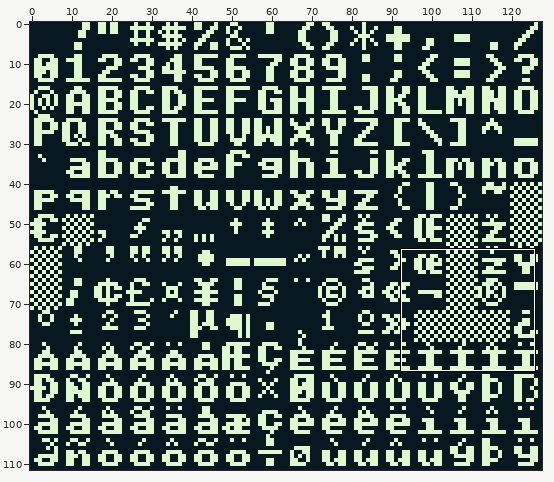
Two states of a sprite sheet, Fonts/Thick Fonts/ascii_thick_inverted.png. Above: a wide view before the commit, with the close-up outlined.
Close-up. First the earlier version:
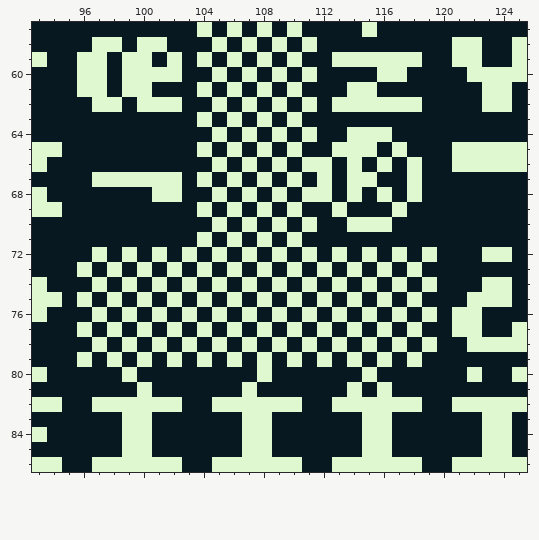
The file is 128x112 pixels. Shown: x 93..125, y 57..86.
The same view after the edit:
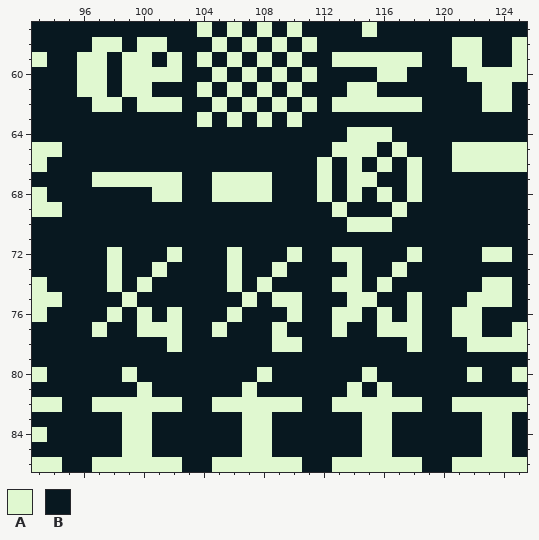
Palette (. is transparent): A #e0f8d0  B #081820
Diff:
@@ x 93..125 @@
 63 BBBBBBBBBBBABABABABBBBBBBBBBBBBBB
-64 BBBBBBBBBBBBABABABABBAAABBBBBBBBB
-65 AABBBBBBBBBABABABABBAAABABBBAAAAA
-66 ABBBBBBBBBBBABABABAABABABABBAAAAA
-67 BBBBAAAAAABABABABABABAABBABBBBBBB
-68 ABBBBBBBAABBABABABAABABABABBBBBBB
-69 AABBBBBBBBBABABABABBABBBABBBBBBBB
-70 BBBBBBBBBBBBABABABABBAAABBBBBBBBB
-71 BBBBBBBBBBBABABABABBBBBBBBBBBBBBB
-72 BBBBABABABABABABABABABABABABBBAAB
-73 BBBABABABABABABABABABABABABBBBBBB
-74 ABBBABABABABABABABABABABABABBBAAB
-75 AABABABABABABABABABABABABABBBAAAB
-76 ABBBABABABABABABABABABABABABAABBB
-77 BBBABABABABABABABABABABABABBAABBA
-78 BBBBABABABABABABABABABABABABBAAAA
-79 BBBABABABABABABABABABABABABBBBBBB
+64 BBBBBBBBBBBBBBBBBBBBBAAABBBBBBBBB
+65 AABBBBBBBBBBBBBBBBBBAAABABBBAAAAA
+66 ABBBBBBBBBBBBBBBBBBABABABABBAAAAA
+67 BBBBAAAAAABBAAAABBBABAABBABBBBBBB
+68 ABBBBBBBAABBAAAABBBABABABABBBBBBB
+69 AABBBBBBBBBBBBBBBBBBABBBABBBBBBBB
+70 BBBBBBBBBBBBBBBBBBBBBAAABBBBBBBBB
+71 BBBBBBBBBBBBBBBBBBBBBBBBBBBBBBBBB
+72 BBBBBABBBABBBABBBABBAABBBABBBBAAB
+73 BBBBBABBABBBBABBABBBBABBABBBBBBBB
+74 ABBBBABABBBBBABABBBBAABABBBBBBAAB
+75 AABBBBABBBBBBBABAABBBAABBABBBAAAB
+76 ABBBBABABABBBABBBABBAABABABBAABBB
+77 BBBBABBAAABBABBBABBBABBAAABBAABBA
+78 BBBBBBBBBABBBBBBAABBBBBBBABBBAAAA
+79 BBBBBBBBBBBBBBBBBBBBBBBBBBBBBBBBB
 80 ABBBBBABBBBBBBBABBBBBBABBBBBBABBA
